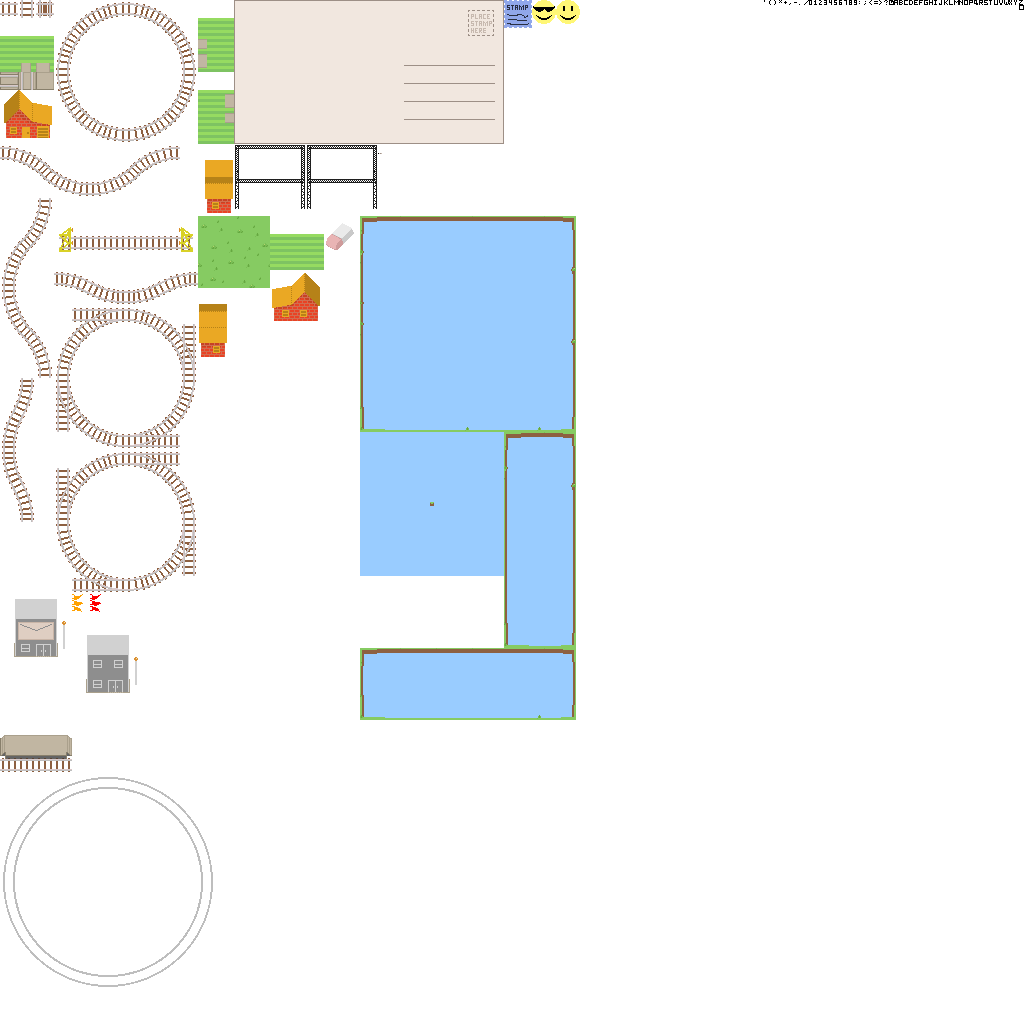
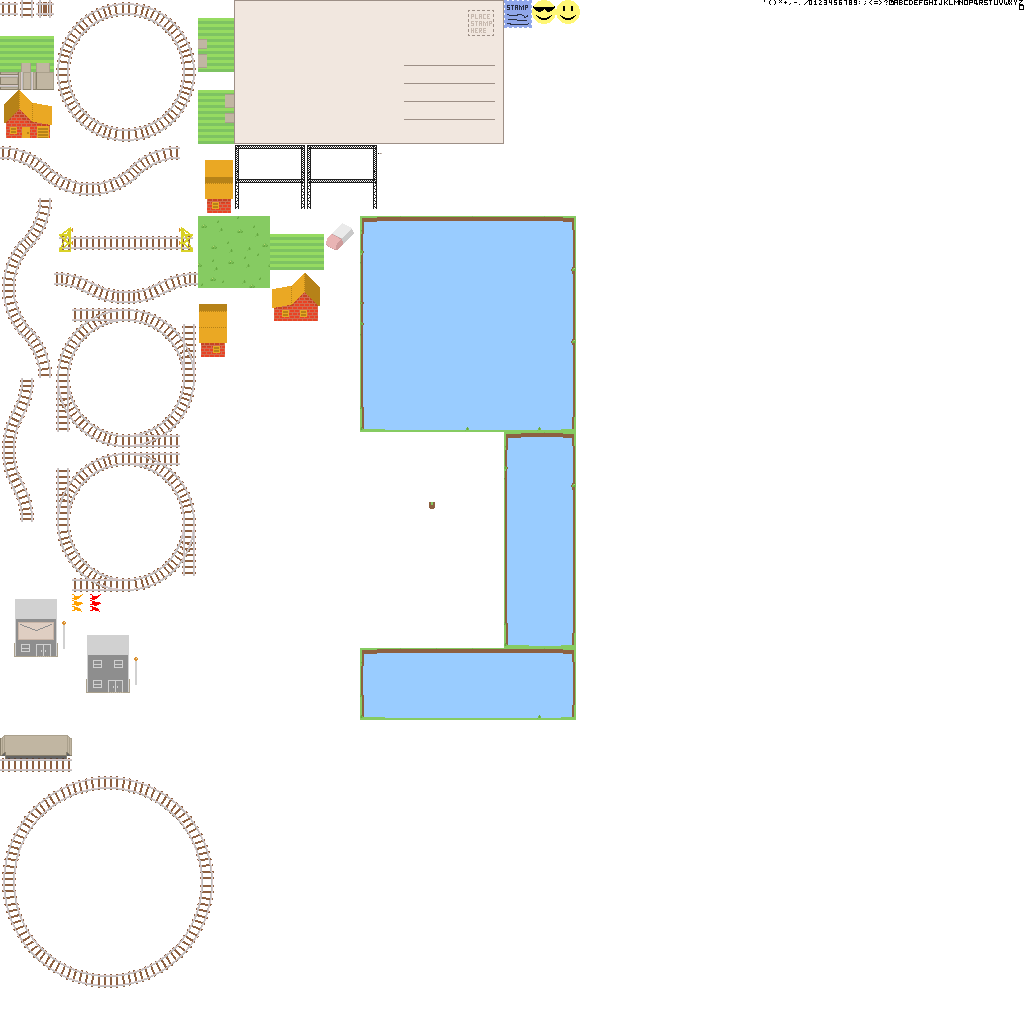
Layers edited between the first and the second 1024×1024 image:
removed layer "Pasted Layer copy" over [3, 777, 213, 987]
painted on "base.png" over [2, 432, 504, 988]
